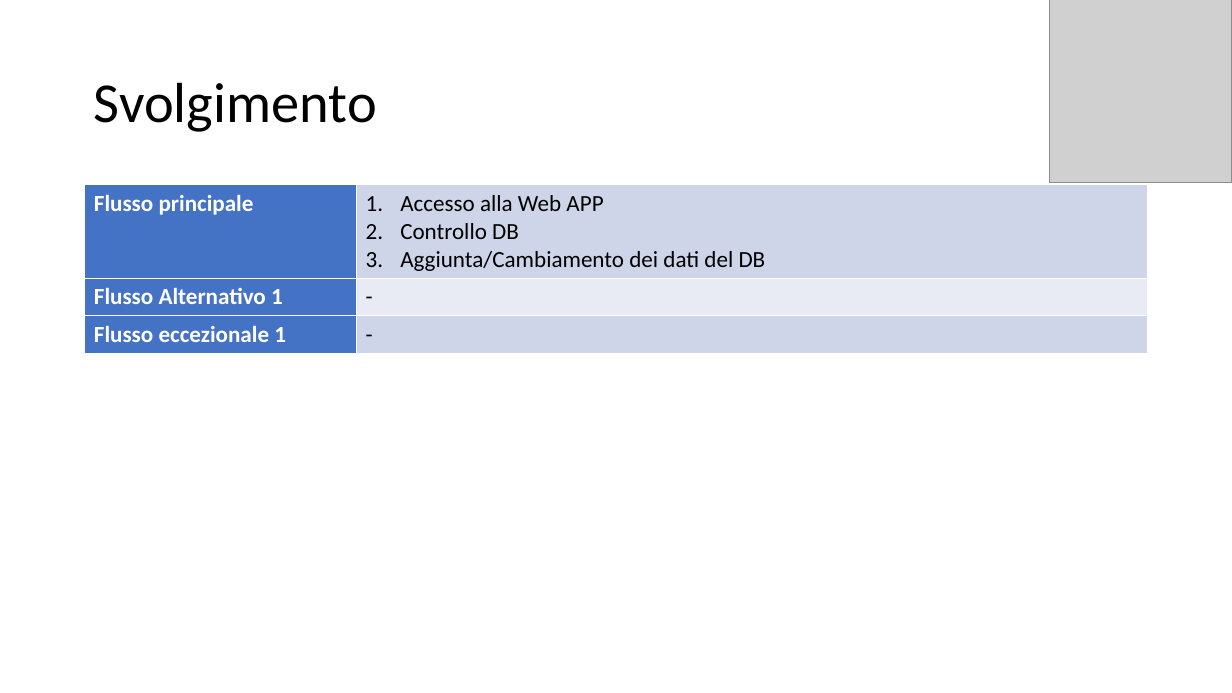
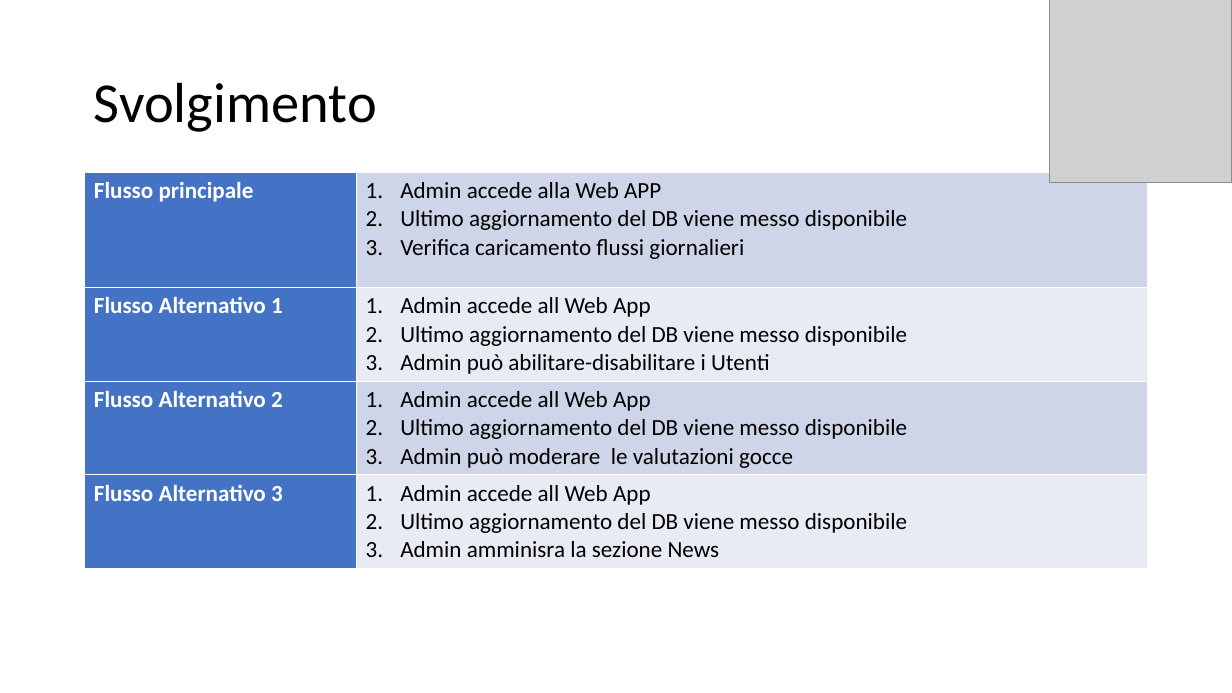
Before and after one commit to itsar19-20/gas, a slide deck: slide 4 of docs/analisi/Template use case/Template Use Case - Gestione DB.pptx. Drawn at 1232x693 pixels with LibreOffice and Linux fonts; fonts in the diff are those of the drawing; grey boxes stand for pictures. Boxes give left, top, right and bottom in pixels: in the first picture for what was removed or moved away, otherwise in the second. Text is boxed around its words. In the diff, an @@ line names an element or a change of style, - is before the commit and + after.

Commit message:
Aggiornamento flussi alternativi Admin

```diff
--- a/docs/analisi/Template use case/Template Use Case - Gestione DB.pptx
+++ b/docs/analisi/Template use case/Template Use Case - Gestione DB.pptx
@@ table at [85, 172, 1148, 565] @@
-row 1: Flusso principale | Accesso alla Web APP / Controllo DB / Aggiunta/Cambiamento dei dati del DB
-row 2: Flusso Alternativo 1 | -
-row 3: Flusso eccezionale 1 | -
+row 1: Flusso principale | Admin accede alla Web APP / Ultimo aggiornamento del DB viene messo disponibile / Verifica caricamento flussi giornalieri
+row 2: Flusso Alternativo 1 | Admin accede all Web App / Ultimo aggiornamento del DB viene messo disponibile / Admin può abilitare-disabilitare i Utenti
+row 3: Flusso Alternativo 2 | Admin accede all Web App / Ultimo aggiornamento del DB viene messo disponibile / Admin può moderare le valutazioni gocce
+row 4: Flusso Alternativo 3 | Admin accede all Web App / Ultimo aggiornamento del DB viene messo disponibile / Admin amminisra la sezione News
@@ table: place and size @@
-table at [85, 185, 1148, 352]
+table at [85, 172, 1148, 565]
```
Also in this commit, not shown: 1 other slide changed.
